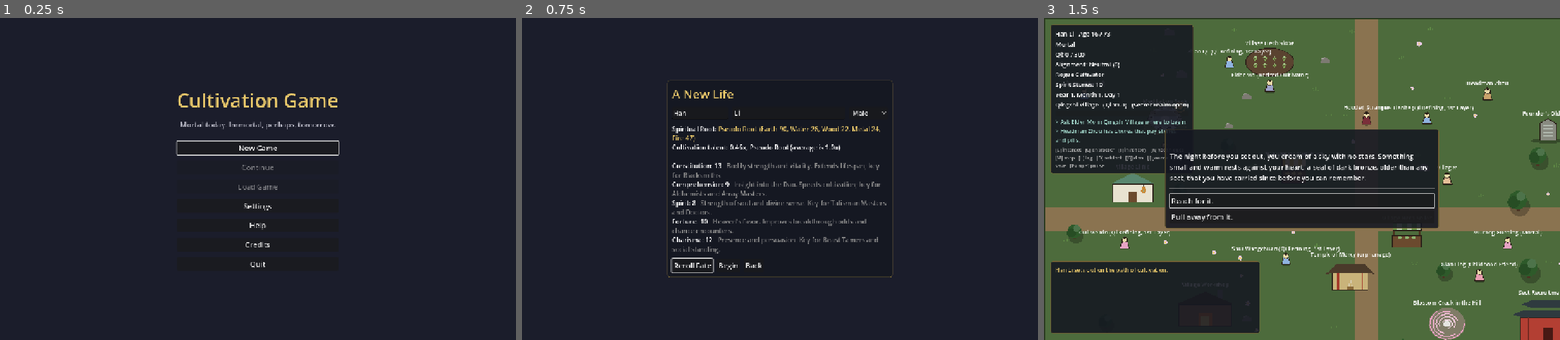
Above: before the commit, frames 1-3 (left to right).
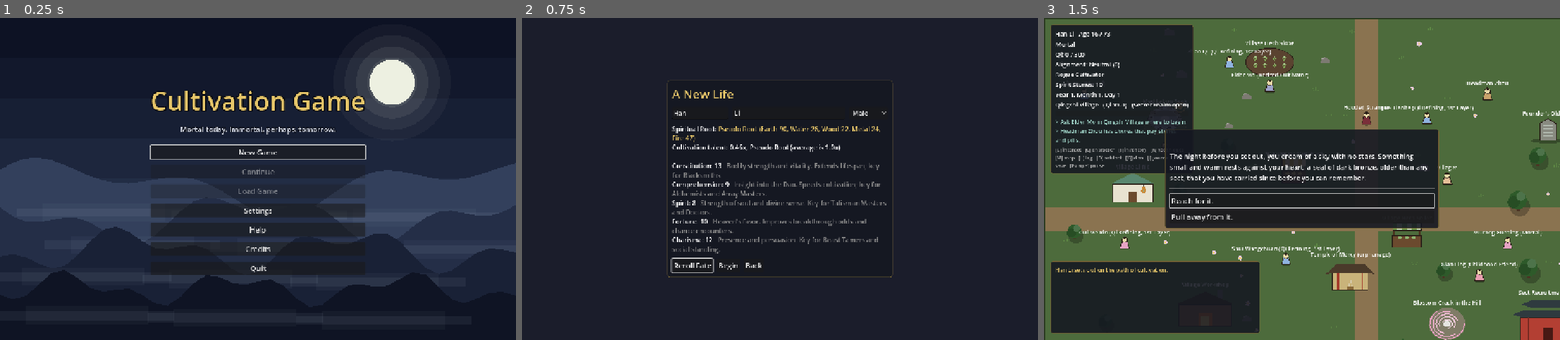
Above: after the commit, the same moments.

Repository: samridghimire/cultivation-game
Game: Godot game, scene res://src/ui/main_menu.tscn
Same seed, same stepped clock (60 frames per second), same inputs: the game is played once before the commit and once after it.
Inputs:
- Up to frame 1 (0.25 s): no input
- Up to frame 2 (0.75 s): click "New Game" at 0.5 s
- Up to frame 3 (1.5 s): click "Begin" at 1.25 s

The runs differ from the first frame. In frame 1, 26% of the frame differs, in the area x 0-100%, y 9-95%; in frame 2, nothing differs; in frame 3, nothing differs.

Commit message:
[WU-008] Title screen painted backdrop
Ink-wash mountain ridges, drifting mist, moon and outlined title drawn in
_draw(); checked by eye with xvfb.

Co-Authored-By: Claude Sonnet 5.5 <noreply@anthropic.com>
Claude-Session: https://claude.ai/code/session_0178DkvSXcAkUQtGr1vnXjzp

Diff:
--- a/src/ui/main_menu.gd
+++ b/src/ui/main_menu.gd
@@ -13,18 +13,20 @@
 
 
 func _ready() -> void:
-	var bg := ColorRect.new()
-	bg.color = UIStyle.BG
-	bg.set_anchors_preset(PRESET_FULL_RECT)
-	add_child(bg)
+	add_child(TitleBackdrop.new())
 
 	var box := VBoxContainer.new()
 	box.add_theme_constant_override("separation", 14)
 	box.alignment = BoxContainer.ALIGNMENT_CENTER
 	var title := UIStyle.label(ProjectSettings.get_setting("application/config/name"), 48, UIStyle.ACCENT)
 	title.horizontal_alignment = HORIZONTAL_ALIGNMENT_CENTER
+	title.add_theme_font_size_override("font_size", 64)
+	title.add_theme_color_override("font_outline_color", Color(0.02, 0.03, 0.06))
+	title.add_theme_constant_override("outline_size", 10)
 	box.add_child(title)
-	var subtitle := UIStyle.label("Mortal today. Immortal, perhaps, tomorrow.", 18, Color(0.75, 0.75, 0.8))
+	var subtitle := UIStyle.label("Mortal today. Immortal, perhaps, tomorrow.", 18, Color(0.85, 0.87, 0.92))
+	subtitle.add_theme_color_override("font_outline_color", Color(0.02, 0.03, 0.06))
+	subtitle.add_theme_constant_override("outline_size", 6)
 	subtitle.horizontal_alignment = HORIZONTAL_ALIGNMENT_CENTER
 	box.add_child(subtitle)
 	box.add_child(Control.new())
--- /dev/null
+++ b/src/ui/title_backdrop.gd
@@ -0,0 +1,72 @@
+class_name TitleBackdrop
+extends Control
+## Painted title-screen backdrop drawn in code: a night sky, a pale moon, layered
+## ink-wash mountain ridges and slowly drifting mist bands. No binary assets.
+
+const RIDGES: Array[Dictionary] = [
+	{"base": 0.52, "amp": 0.10, "freq": 1.3, "phase": 0.4, "color": Color(0.20, 0.25, 0.36)},
+	{"base": 0.62, "amp": 0.09, "freq": 1.9, "phase": 2.1, "color": Color(0.14, 0.18, 0.28)},
+	{"base": 0.72, "amp": 0.08, "freq": 2.4, "phase": 4.0, "color": Color(0.10, 0.13, 0.21)},
+	{"base": 0.84, "amp": 0.06, "freq": 3.1, "phase": 5.3, "color": Color(0.06, 0.08, 0.14)},
+]
+const MIST_BANDS := 4
+const SKY_TOP := Color(0.05, 0.07, 0.14)
+const SKY_BOTTOM := Color(0.22, 0.28, 0.40)
+const MOON := Color(0.93, 0.94, 0.88)
+
+var _time: float = 0.0
+
+
+func _ready() -> void:
+	set_anchors_and_offsets_preset(PRESET_FULL_RECT)
+	mouse_filter = Control.MOUSE_FILTER_IGNORE
+
+
+func _process(delta: float) -> void:
+	_time += delta
+	queue_redraw()
+
+
+## Height (0..1 of the screen) of ridge `index` at horizontal position x (0..1).
+static func ridge_height(index: int, x: float) -> float:
+	var r: Dictionary = RIDGES[index]
+	var f: float = r["freq"]
+	var p: float = r["phase"]
+	var wave: float = sin(x * TAU * f + p) * 0.6 + sin(x * TAU * f * 2.3 + p * 1.7) * 0.4
+	return float(r["base"]) - float(r["amp"]) * wave
+
+
+func _draw() -> void:
+	var s := size
+	var steps := 8
+	for i in steps:
+		var t0 := float(i) / steps
+		draw_rect(Rect2(0, s.y * t0, s.x, s.y / steps + 1), SKY_TOP.lerp(SKY_BOTTOM, t0))
+	var moon_pos := Vector2(s.x * 0.76, s.y * 0.2)
+	var radius := s.y * 0.07
+	for g in 4:
+		draw_circle(moon_pos, radius * (2.6 - g * 0.5), Color(MOON, 0.04 + g * 0.02))
+	draw_circle(moon_pos, radius, MOON)
+	for i in RIDGES.size():
+		var pts := PackedVector2Array()
+		for k in 41:
+			var x := float(k) / 40.0
+			pts.append(Vector2(s.x * x, s.y * ridge_height(i, x)))
+		pts.append(Vector2(s.x, s.y))
+		pts.append(Vector2(0, s.y))
+		draw_colored_polygon(pts, RIDGES[i]["color"])
+		_draw_mist(i, s)
+
+
+func _draw_mist(layer: int, s: Vector2) -> void:
+	if layer >= MIST_BANDS:
+		return
+	var y := s.y * (RIDGES[layer]["base"] as float) + s.y * 0.07
+	var drift := sin(_time * 0.12 + layer * 1.9) * s.x * 0.06
+	for b in 3:
+		var cx := s.x * (0.2 + 0.3 * b) + drift * (1.0 + 0.4 * b)
+		var w := s.x * 0.34
+		var h := s.y * 0.028
+		var c := Color(0.75, 0.82, 0.9, 0.07)
+		draw_rect(Rect2(cx - w / 2, y + b * 6, w, h), c)
+		draw_rect(Rect2(cx - w * 0.35, y + b * 6 - h * 0.5, w * 0.7, h * 2), Color(c, 0.04))
--- /dev/null
+++ b/tests/unit/test_title_backdrop.gd
@@ -0,0 +1,28 @@
+extends TestCase
+## WU-008: the title screen's painted backdrop and menu fit 1280x800.
+
+
+func test_ridges_stay_on_screen_and_layer_downward() -> void:
+	for i in TitleBackdrop.RIDGES.size():
+		for k in 21:
+			var h := TitleBackdrop.ridge_height(i, float(k) / 20.0)
+			assert_true(h > 0.2 and h < 1.0, "ridge %d at %d is on screen" % [i, k])
+	assert_true(TitleBackdrop.ridge_height(3, 0.5) > TitleBackdrop.ridge_height(0, 0.5), "front ridge is lower")
+
+
+func test_main_menu_has_backdrop_and_buttons_fit() -> void:
+	var tree := Engine.get_main_loop() as SceneTree
+	var menu: Control = (load("res://src/ui/main_menu.tscn") as PackedScene).instantiate()
+	tree.root.add_child(menu)
+	menu.size = Vector2(1280, 800)
+	for i in 3:
+		await tree.process_frame
+	var found := false
+	for child in menu.get_children():
+		if child is TitleBackdrop:
+			found = true
+	assert_true(found, "backdrop present")
+	for b in menu.find_children("*", "Button", true, false):
+		var r := (b as Button).get_global_rect()
+		assert_true(r.position.y >= 0 and r.end.y <= 800, "button %s inside viewport" % (b as Button).text)
+	menu.queue_free()
Not shown, added: src/ui/title_backdrop.gd.uid
Not shown, added: tests/unit/test_title_backdrop.gd.uid
